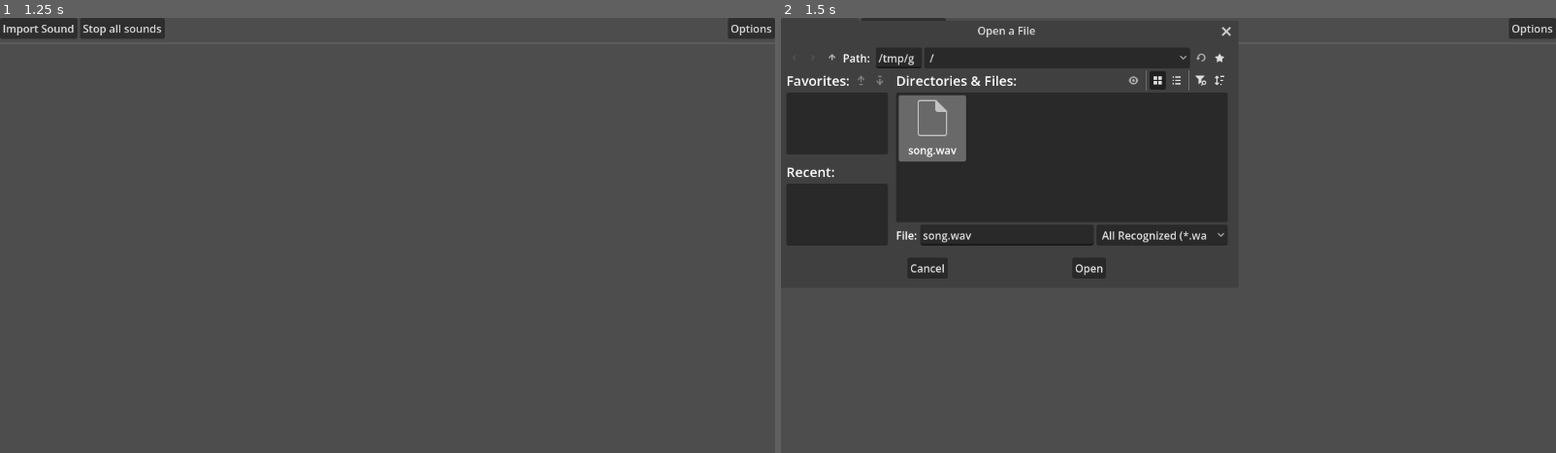
Above: before the commit, frames 1-2 (left to right).
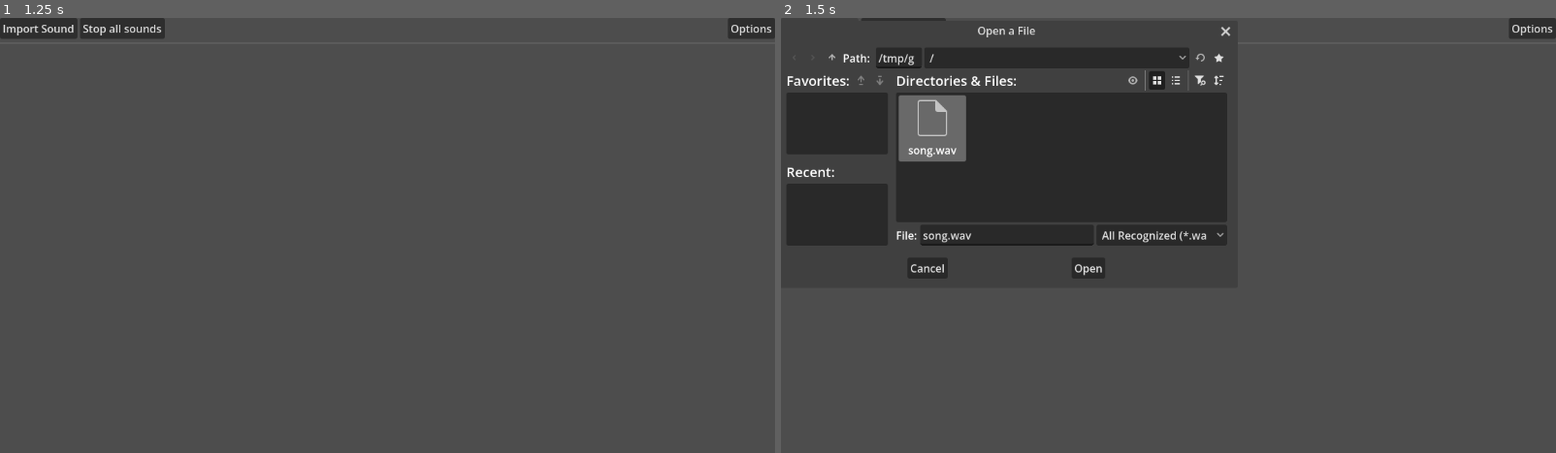
Above: after the commit, the same moments.

Repository: Fishlung/Soundboard-App
Game: Godot game, scene res://main.tscn
Two runs of this game, one before a commit and one after it. Both use one fixed random seed, a clock stepped at 60 frames per second and the inputs below.
Inputs (mouse positions are in pixels of both pictures, inside the frame that each line leads up to):
- Up to frame 1 (1.25 s): tap Enter at 0.5 s; move the mouse to (558, 213) at 0.52 s; click (558, 213) at 0.6 s
- Up to frame 2 (1.5 s): click "Import Sound" at 1.25 s

Frame 1 is identical in both runs. In frame 2, 0.2% of the frame differs, in the area x 37-59%, y 2-60%.

Commit message:
Added partial functionality to VAC output

Diff:
--- a/options.gd
+++ b/options.gd
@@ -1,7 +1,8 @@
 extends Control
 
 var settings = {
-	"speaker" = "Default"
+	"speaker" = "Default",
+	"vac" = "Default"
 }
 
 func _input(_event: InputEvent) -> void:
@@ -16,7 +17,10 @@
 
 func _on_speaker_selected(index: int) -> void:
 	settings["speaker"] = AudioServer.get_output_device_list()[index]
-	AudioServer.output_device = AudioServer.get_output_device_list()[index]
+	save_user_settings()
+
+func _on_vac_selected(index: int) -> void:
+	settings["vac"] = AudioServer.get_output_device_list()[index]
 	save_user_settings()
 
 func load_user_settings() -> void:
@@ -34,9 +38,11 @@
 		var user_data = json.data
 		if AudioServer.get_output_device_list().has(user_data["speaker"]):
 			settings["speaker"] = user_data["speaker"]
-			print("Data Found")
+		if AudioServer.get_output_device_list().has(user_data["vac"]):
+			settings["vac"] = user_data["vac"]
+	%VacDropdown.selected = AudioServer.get_output_device_list().find(settings["vac"])
+	%SpeakerDropdown.selected = AudioServer.get_output_device_list().find(settings["speaker"])
 	AudioServer.output_device = settings["speaker"]
-	%SpeakerDropdown.selected = AudioServer.get_output_device_list().find(settings["speaker"])
 
 func save_user_settings():
 	var user_save = FileAccess.open("user://user_data.json", FileAccess.WRITE)
--- a/options.tscn
+++ b/options.tscn
@@ -60,3 +60,4 @@
 layout_mode = 2
 
 [connection signal="item_selected" from="ColorRect/VBoxContainer/SpeakerDropdown" to="." method="_on_speaker_selected"]
+[connection signal="item_selected" from="ColorRect/VBoxContainer/VacDropdown" to="." method="_on_vac_selected"]
